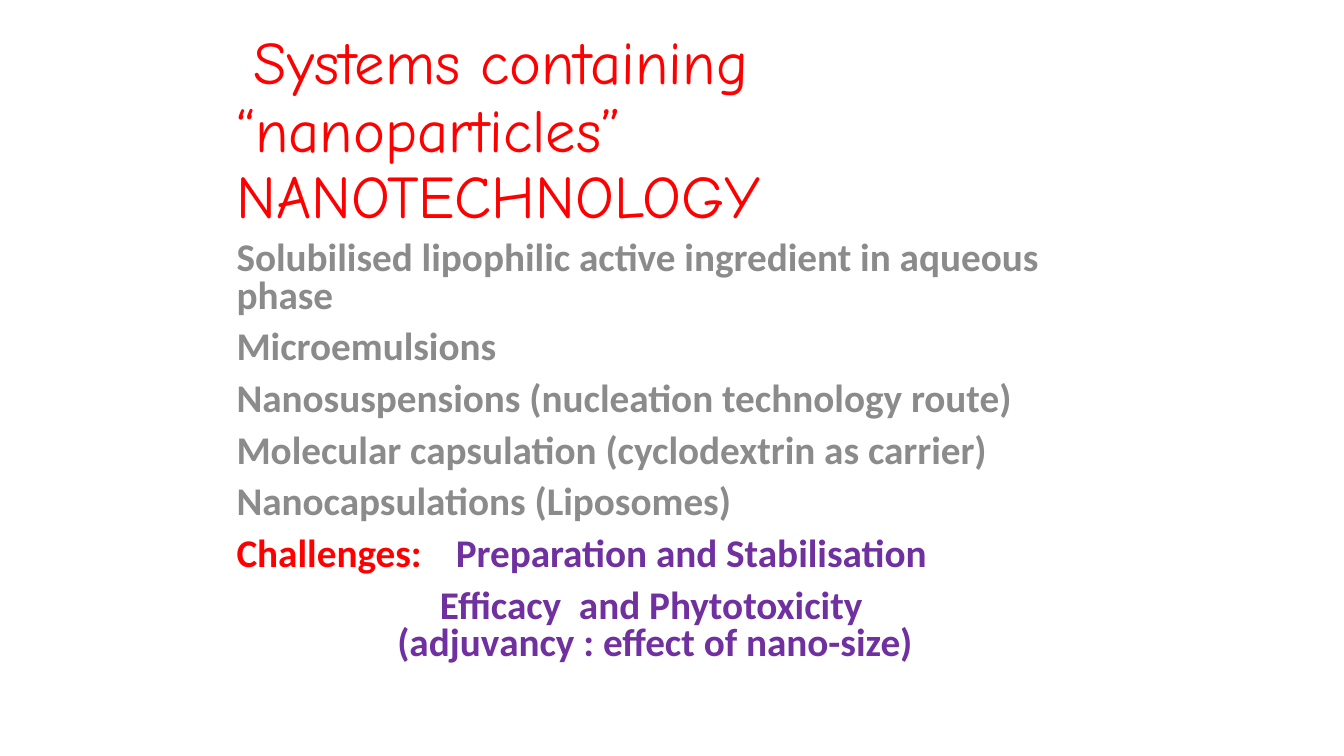
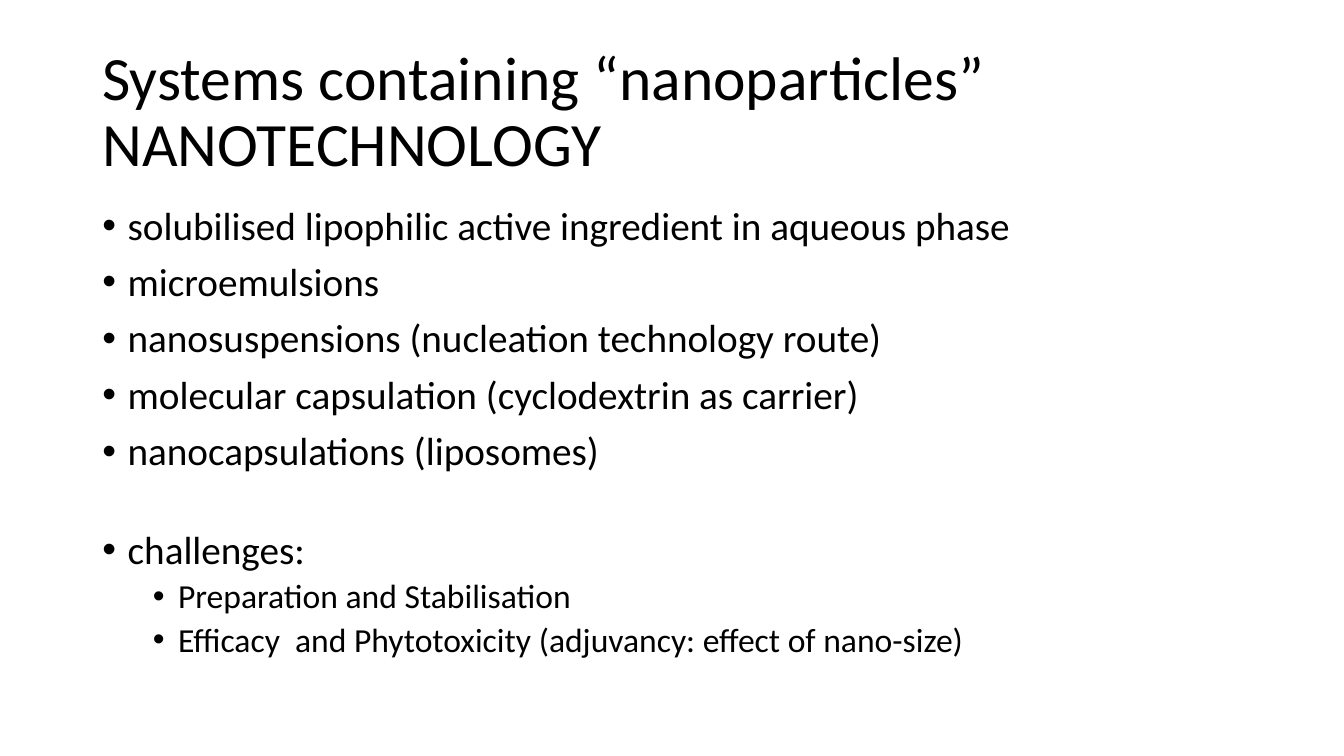
Before and after one commit to LilianaBohus/chemistry-presenations, a slide deck: slide 9 of formulations-and-surfactants.pptx (slide 8 before the commit). Drawn at 1344x756 pixels with LibreOffice and Linux fonts; fonts in the diff are those of the drawing. Boxes give left, top, right and bottom in pixels: in the first picture for what was removed or moved away, otherwise in the second. Text is boxed around its words. In the diff, an @@ line names an element or a change of style, - is before the commit and + after.

```diff
--- a/formulations-and-surfactants.pptx
+++ b/formulations-and-surfactants.pptx
@@ title "Systems containing “nanoparticles” NANOTECHNOLOGY": place and size @@
-title "Systems containing “nanoparticles” NANOTECHNOLOGY" at (237,43,761,219)
+title "Systems containing “nanoparticles” NANOTECHNOLOGY" at (102,55,984,167)
@@ title "Systems containing “nanoparticles” NANOTECHNOLOGY" at (102,55,984,167): size 43.2 to 44 pt, font Comic Neue to Calibri, text colour #FF0000 to #000000; vertical alignment bottom to middle @@
@@ text at (128,212,1010,658): text changed; text colour #8C8C8C to #000000; bold off @@
-Solubilised lipophilic active ingredient in aqueous phase
-Microemulsions
-Nanosuspensions (nucleation technology route)
-Molecular capsulation (cyclodextrin as carrier)
-Nanocapsulations (Liposomes)
-Challenges: Preparation and Stabilisation
-Efficacy and Phytotoxicity (adjuvancy : effect of nano-size)
+• solubilised lipophilic active ingredient in aqueous phase
+• microemulsions
+• nanosuspensions (nucleation technology route)
+• molecular capsulation (cyclodextrin as carrier)
+• nanocapsulations (liposomes)
+• challenges:
+  • Preparation and Stabilisation
+  • Efficacy and Phytotoxicity (adjuvancy: effect of nano-size)
```
Also in this commit, not shown: 9 other slides changed, 1 slide added.
